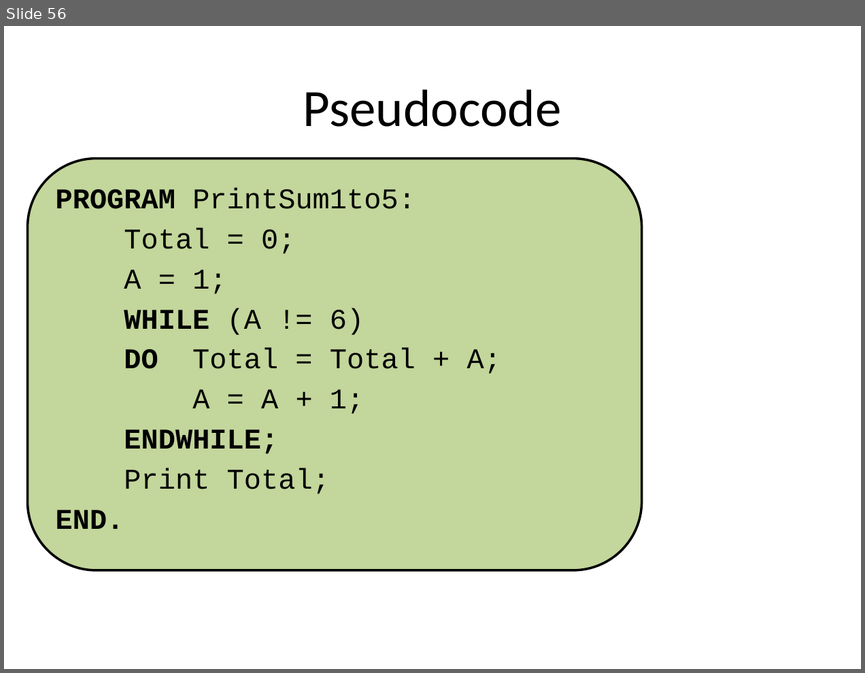
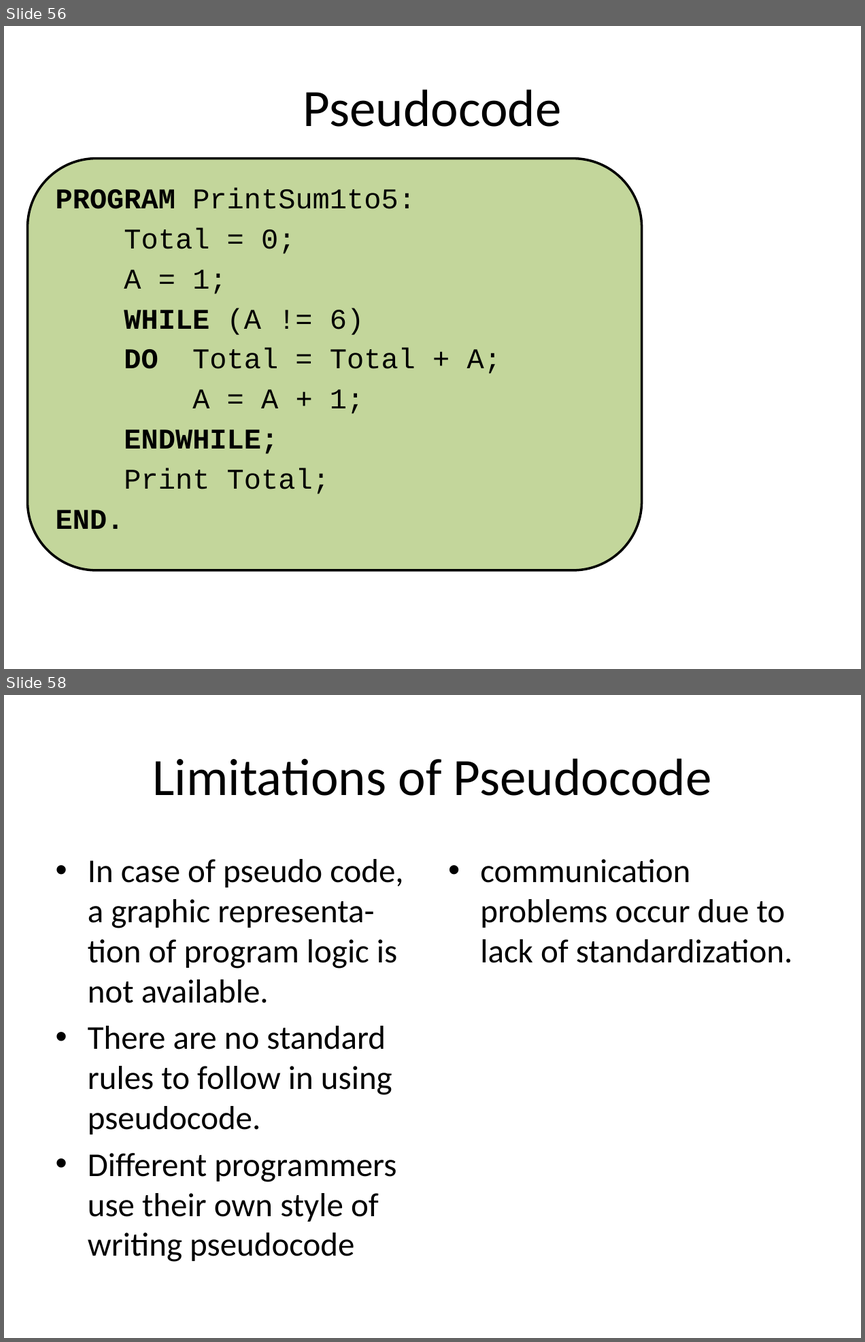
Before and after one commit to cloudbase1/FRCProrammingElective, a slide deck: pseudocodePresentation.pptx. Shown one above the other, each under a label of ours: slide 56 before the commit, slides 56 and 58 after it; the slides between them are not shown. The pictures are 865x673 and 865x1342 pixels, drawn with LibreOffice and Linux fonts; fonts in the diff are those of the drawing. Boxes give left, top, right and bottom in pixels: in the first picture for what was removed or moved away, otherwise in the second. Text is boxed around its words. In the diff, an @@ line names an element or a change of style, - is before the commit and + after.

Commit message:
added hangman pseudocode
Added hangman pseudocode slide and corrected some coding errors in the
hangman.py file

```diff
--- a/pseudocodePresentation.pptx
+++ b/pseudocodePresentation.pptx
@@ slide 58 added at <box>4,695,861,1338</box>, background #FFFFFF @@
@@ title added at <box>152,758,712,796</box>, 44 pt, text #000000 @@
+Limitations of Pseudocode
@@ text added at <box>88,859,403,1261</box>, 28 pt, text #000000 @@
+• In case of pseudo code, a graphic representa- tion of program logic is not available.
+• There are no standard rules to follow in using pseudocode.
+• Different programmers use their own style of writing pseudocode
@@ text added at <box>480,859,793,963</box>, 28 pt, text #000000 @@
+• communication problems occur due to lack of standardization.
```
Also in this commit, not shown: 1 slide changed, 1 other slide added, 8 slides removed, 3 other files.
